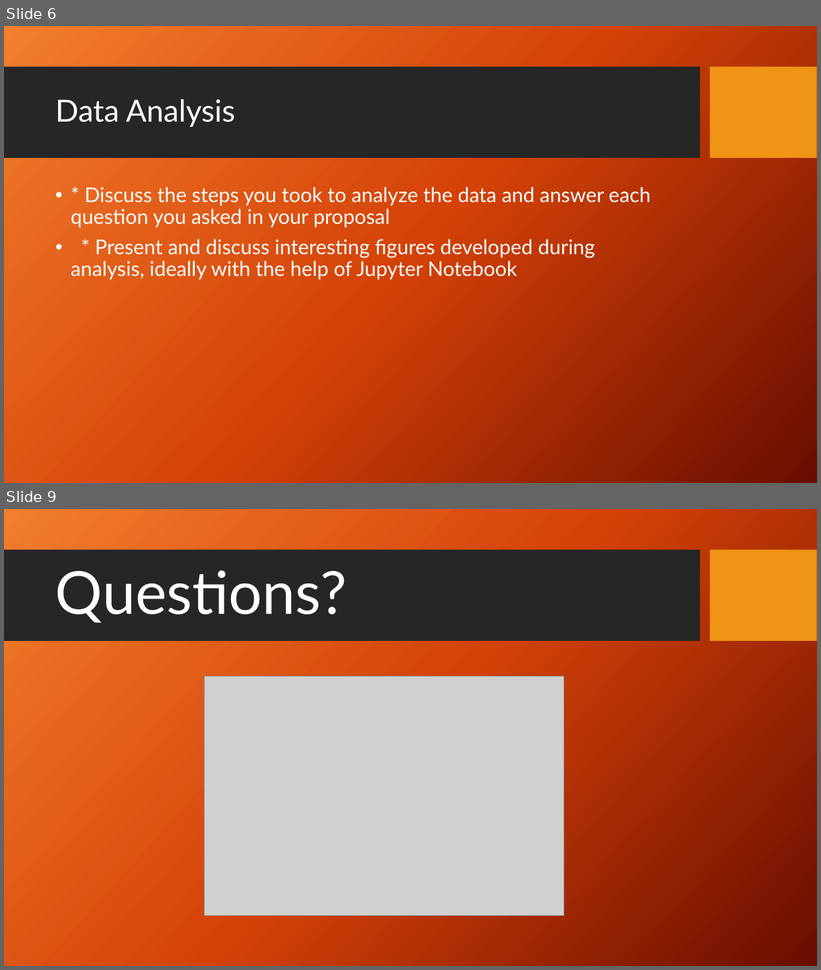
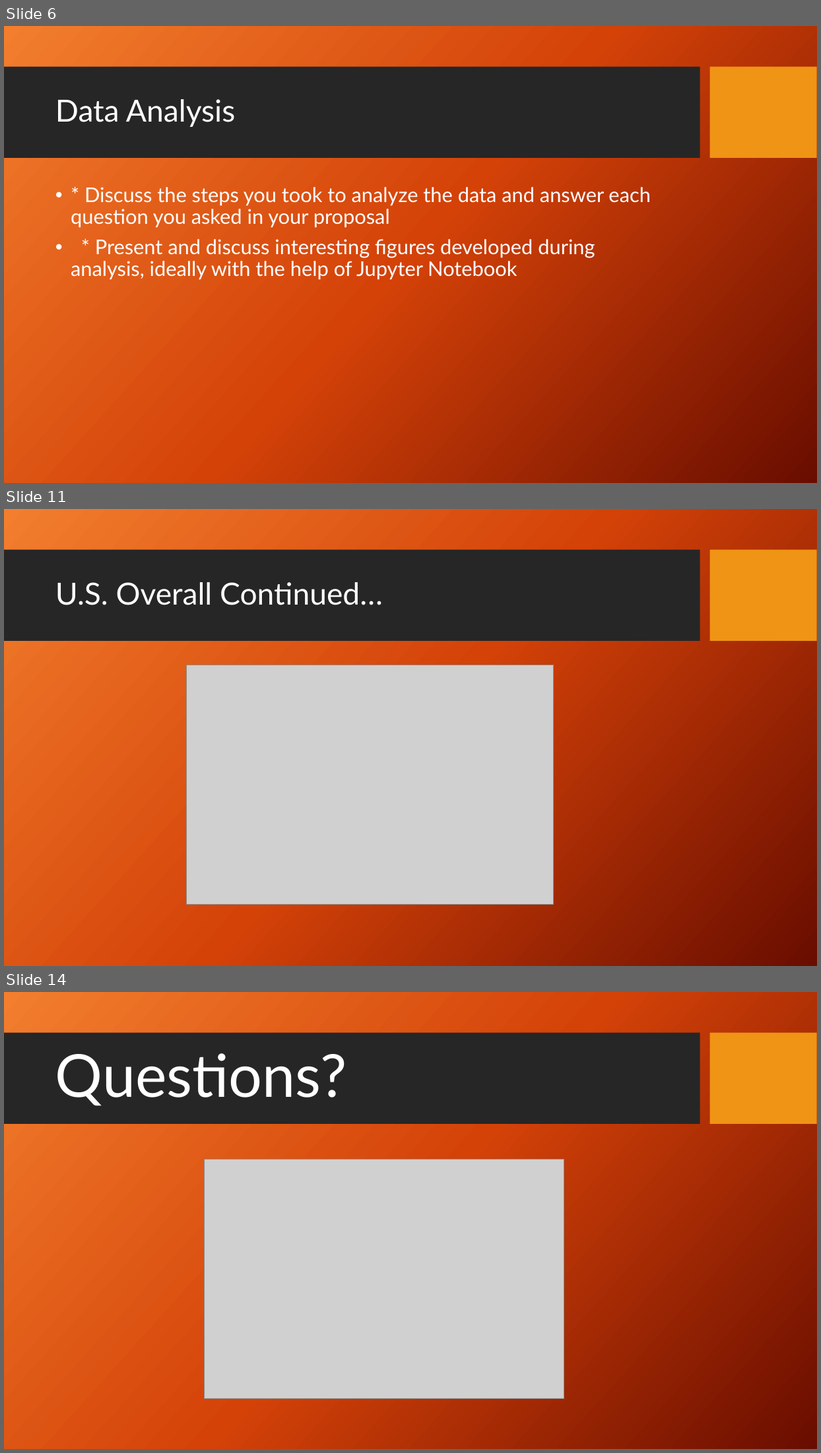
Before and after one commit to KennytheSun/Global_Warming_Repo, a slide deck: CO2emissionsVsTempPP.pptx. Shown one above the other, each under a label of ours: slides 6 and 9 before the commit, slides 6, 11 and 14 after it; the slides between them are not shown. The pictures are 821x970 and 821x1453 pixels, drawn with LibreOffice and Linux fonts; fonts in the diff are those of the drawing; grey boxes stand for pictures; background and template pictures are left out. Boxes give left, top, right and bottom in pixels: in the first picture for what was removed or moved away, otherwise in the second. Text is boxed around its words. In the diff, an @@ line names an element or a change of style, - is before the commit and + after.

```diff
--- a/CO2emissionsVsTempPP.pptx
+++ b/CO2emissionsVsTempPP.pptx
@@ slide 11 added at (4,509,817,966), background picture (left out); not listed: 2 template elements that a slide beside it also shows @@
@@ title added at (55,582,383,605), 36 pt, text #FFFFFF @@
+U.S. Overall Continued…
@@ picture added at (186,665,554,906) @@
@@ what was slide 9 is now slide 14 @@
```
Also in this commit, not shown: 4 slides changed, 4 other slides added, 4 other files.
